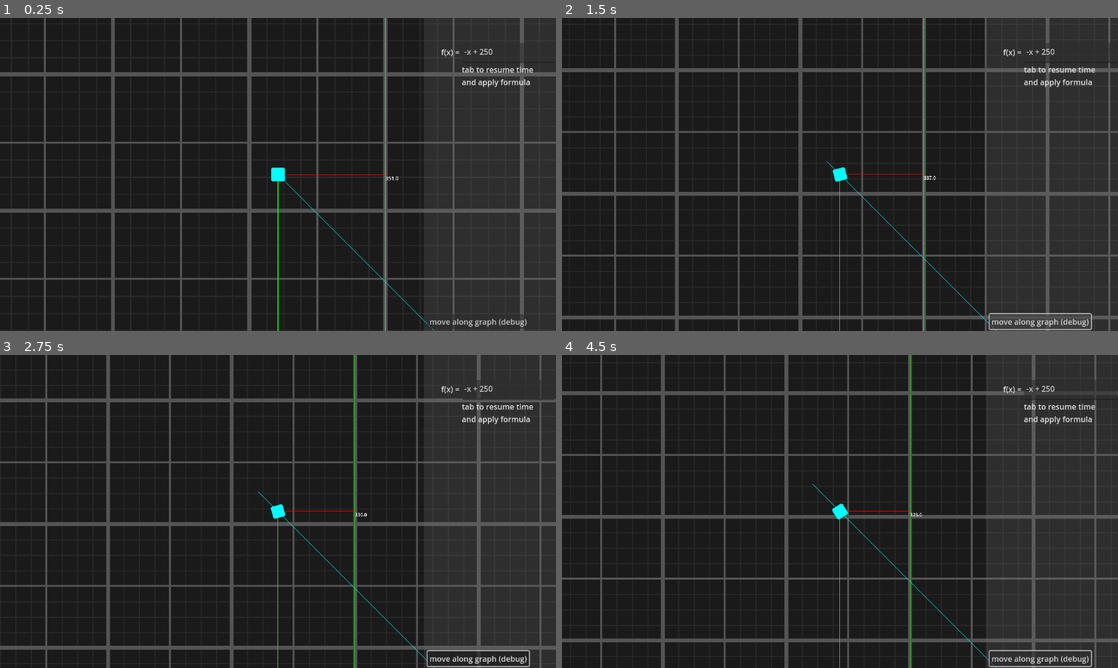
Above: before the commit, frames 1-4 (two rows, left to right).
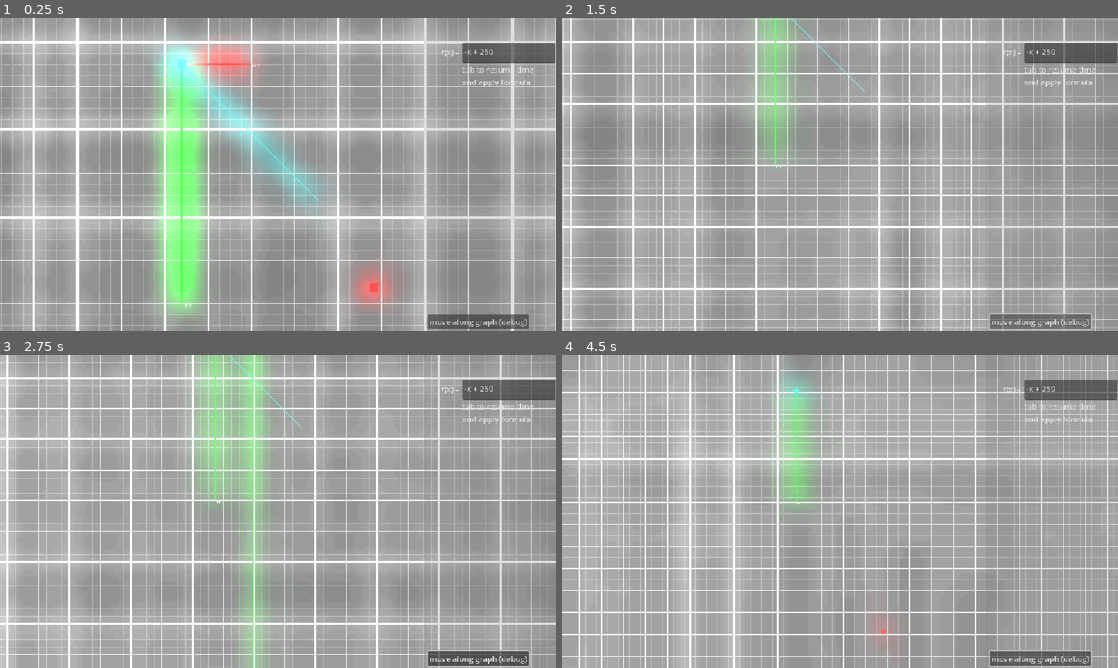
Above: after the commit, the same moments.

Repository: boiiiiiiiii12355/graph-combat
Game: Godot game, scene res://Scenes/game.tscn
Two runs of this game, one before a commit and one after it. Both use one fixed random seed, a clock stepped at 60 frames per second and the inputs below. The engine's default icon, where the game draws it, is replaced by a stand-in: a white triangle on a blue panel in a dark square.
Inputs (mouse positions are in pixels of both pictures, inside the frame that each line leads up to):
- Up to frame 1 (0.25 s): no input
- Up to frame 2 (1.5 s): click "move along graph (debug)" at 0.5 s; click "move along graph (debug)" at 1.25 s
- Up to frame 3 (2.75 s): click "move along graph (debug)" at 2 s
- Up to frame 4 (4.5 s): tap Enter at 2.75 s; move the mouse to (962, 495) at 2.77 s; tap Mouse wheel down (zoom in) at 2.85, 4.35 s; move the mouse to (728, 527) at 3.52 s; tap Mouse wheel up (zoom out) at 3.6 s; move the mouse to (895, 442) at 4.27 s

The runs differ from the first frame. In frame 1, 100% of the frame differs, in the area x 0-100%, y 0-100%; in frame 2, 100%; in frame 3, 100%; in frame 4, 100%.

Commit message:
added sound effects and camera shake
Signed-off-by: Mel_The_Idiot <melvinngoi123@gmail.com>

Diff:
--- a/Scenes/game.tscn
+++ b/Scenes/game.tscn
@@ -8,13 +8,21 @@
 [ext_resource type="PackedScene" uid="uid://olbouuixcjs4" path="res://Scenes/path_calc.tscn" id="5_i6g32"]
 [ext_resource type="PackedScene" uid="uid://cx8lgv2n41hvn" path="res://Scenes/punching_bag.tscn" id="7_1l0tm"]
 
-[sub_resource type="WorldBoundaryShape2D" id="WorldBoundaryShape2D_i6g32"]
+[sub_resource type="WorldBoundaryShape2D" id="WorldBoundaryShape2D_1l0tm"]
+
+[sub_resource type="Environment" id="Environment_1l0tm"]
+background_mode = 3
+glow_enabled = true
+glow_intensity = 4.12
+glow_strength = 1.27
+glow_bloom = 1.0
+adjustment_enabled = true
+adjustment_contrast = 1.84
 
 [node name="Game" type="Node2D"]
 
 [node name="grid" type="Parallax2D" parent="."]
-scroll_offset = Vector2(0, -1)
-repeat_size = Vector2(1280, 700)
+repeat_size = Vector2(1278.005, 766.015)
 repeat_times = 2
 
 [node name="grid_texture" type="TextureRect" parent="grid"]
@@ -30,10 +38,16 @@
 ruler_y_color = Color(1, 0, 0, 1)
 ui = NodePath("../CanvasLayer/UI")
 path = NodePath("../path")
-cam = NodePath("math_camera")
+cam = NodePath("../math_camera")
 
-[node name="math_camera" parent="Player" instance=ExtResource("3_3dryh")]
+[node name="punching_bag" parent="." instance=ExtResource("7_1l0tm")]
+process_mode = 1
+position = Vector2(181, -51)
+
+[node name="math_camera" parent="." node_paths=PackedStringArray("p1", "p2") instance=ExtResource("3_3dryh")]
 zoom = Vector2(3, 3)
+p1 = NodePath("../Player")
+p2 = NodePath("../punching_bag")
 
 [node name="Rulers" type="Node2D" parent="."]
 
@@ -53,13 +67,13 @@
 [node name="path" parent="." instance=ExtResource("5_i6g32")]
 
 [node name="floor" type="StaticBody2D" parent="."]
-position = Vector2(2, 108)
+position = Vector2(0, 383)
 
 [node name="CollisionShape2D" type="CollisionShape2D" parent="floor"]
-shape = SubResource("WorldBoundaryShape2D_i6g32")
+shape = SubResource("WorldBoundaryShape2D_1l0tm")
 
-[node name="punching_bag" parent="." instance=ExtResource("7_1l0tm")]
-position = Vector2(181, -51)
+[node name="WorldEnvironment" type="WorldEnvironment" parent="."]
+environment = SubResource("Environment_1l0tm")
 
 [node name="CanvasLayer" type="CanvasLayer" parent="."]
 
--- a/Scenes/player.tscn
+++ b/Scenes/player.tscn
@@ -1,7 +1,8 @@
-[gd_scene load_steps=6 format=3 uid="uid://cl3mk4vqd4f8d"]
+[gd_scene load_steps=7 format=3 uid="uid://cl3mk4vqd4f8d"]
 
 [ext_resource type="Script" uid="uid://dp1jb811rclfc" path="res://scripts/player.gd" id="1_cvnsp"]
 [ext_resource type="Texture2D" uid="uid://fjq81le8ad0p" path="res://icon.svg" id="1_v0iea"]
+[ext_resource type="AudioStream" uid="uid://dscw51wg5x2vs" path="res://sound_effects/hitHurt.wav" id="3_6t5aa"]
 
 [sub_resource type="PhysicsMaterial" id="PhysicsMaterial_cvnsp"]
 bounce = 0.5
@@ -10,17 +11,17 @@
 size = Vector2(14, 14)
 
 [sub_resource type="RectangleShape2D" id="RectangleShape2D_cvnsp"]
-size = Vector2(37, 35.5)
+size = Vector2(20.125, 19.9375)
 
-[node name="Player" type="RigidBody2D" node_paths=PackedStringArray("ruler_x", "ruler_y", "graph")]
+[node name="Player" type="RigidBody2D" node_paths=PackedStringArray("ruler_x", "ruler_y", "graph", "hit_sound")]
 process_mode = 3
 mass = 0.1
 physics_material_override = SubResource("PhysicsMaterial_cvnsp")
 script = ExtResource("1_cvnsp")
 ruler_x = NodePath("Rulers/y")
 ruler_y = NodePath("Rulers/x")
-ruler_width = 0.5
 graph = NodePath("Rulers/graph")
+hit_sound = NodePath("HitHurt")
 
 [node name="Icon" type="Sprite2D" parent="."]
 modulate = Color(0, 18.892157, 18.892157, 1)
@@ -59,4 +60,7 @@
 [node name="CollisionShape2D" type="CollisionShape2D" parent="Area2D"]
 shape = SubResource("RectangleShape2D_cvnsp")
 
+[node name="HitHurt" type="AudioStreamPlayer2D" parent="."]
+stream = ExtResource("3_6t5aa")
+
 [connection signal="area_entered" from="Area2D" to="." method="_on_area_2d_area_entered"]
--- a/Scenes/punching_bag.tscn
+++ b/Scenes/punching_bag.tscn
@@ -8,7 +8,7 @@
 [sub_resource type="RectangleShape2D" id="RectangleShape2D_4fixn"]
 size = Vector2(14, 14)
 
-[node name="punching_bag" type="CharacterBody2D"]
+[node name="punching_bag" type="RigidBody2D"]
 
 [node name="Player_detector" type="Area2D" parent="." groups=["p2"]]
 
--- a/project.godot
+++ b/project.godot
@@ -21,8 +21,7 @@
 
 [display]
 
-window/stretch/mode="viewport"
-window/stretch/aspect="expand"
+window/stretch/mode="canvas_items"
 
 [global_group]
 
--- a/scripts/camera_ctrl.gd
+++ b/scripts/camera_ctrl.gd
@@ -13,10 +13,9 @@
 
 
 @export var min_zoom = 100
-@export var max_zoom = 2
+@export var max_zoom = 0.5
 func _physics_process(delta: float) -> void:
 	req_zoom = curr_zoom
-	print(req_zoom)
 	if req_zoom > Vector2(min_zoom, min_zoom):
 		req_zoom = Vector2(min_zoom, min_zoom)
 
@@ -25,6 +24,22 @@
 
 	zoom = lerp(zoom, req_zoom, 0.1)
 
+	camera_movement()
+	camera_shake(false)
 
-func camera_shake():
-	pass
+@export var p1 : RigidBody2D
+@export var p2 : RigidBody2D
+func camera_movement():
+	global_position = (p2.global_position + p1.global_position) / 2
+
+
+var max_intensity = 100
+var shake_offset = Vector2.ZERO
+var intensity : Vector2
+func camera_shake(set : bool):
+	if set == false:
+		intensity = lerp(intensity, Vector2(0, 0), 0.1)
+		shake_offset = Vector2(randf_range(-intensity.x, intensity.x), randf_range(-intensity.y, intensity.y))
+		offset = shake_offset
+	else:
+		intensity = max_intensity * Vector2(1, 1)
--- a/scripts/game_master.gd
+++ b/scripts/game_master.gd
@@ -16,13 +16,11 @@
 	time_value = _0to1_
 
 func juice(camera : Camera2D):
-	accel = 1
 	time_speed_set(0.01)
+	Engine.time_scale = 0.01
 	camera.max_zoom = 5
-	print("hit")
-	await get_tree().create_timer(0.03).timeout
-	accel = 0.1
+	camera.camera_shake(true)
+	await get_tree().create_timer(0.02).timeout
 	time_speed_set(1.0)
-	camera.max_zoom = 2
-	print("resume")
+	camera.max_zoom = .5
 	await get_tree().create_timer(0.1).timeout
--- a/scripts/player.gd
+++ b/scripts/player.gd
@@ -4,7 +4,7 @@
 @export var ruler_y : Line2D
 @export var ruler_x_color = Color(0.788, 0.0, 0.0, 1.0)
 @export var ruler_y_color = Color(0.0, 0.672, 0.0, 1.0)
-@export var ruler_width = 0.4
+@export var ruler_width = 2
 var graph_end
 var paused = true
 
@@ -27,6 +27,7 @@
 func _physics_process(delta: float) -> void:
 	ruler()
 	graphing()
+	hit_sound.pitch_scale = lerp(hit_sound.pitch_scale, Engine.time_scale, 0.3)
 	if paused == false:
 		movement()
 	elif paused:
@@ -115,6 +116,8 @@
 	path.curve.set_point_position(pt, req)
 	graph_end = path.curve.get_baked_length()
 
+@export var hit_sound : AudioStreamPlayer2D
 func _on_area_2d_area_entered(area : Area2D):
 	if area.is_in_group("p2"):
 		gamemaster.juice(cam)
+		hit_sound.play()
Not shown: 1 places in Scenes/game.tscn that only renumber resources
Not shown, added: sound_effects/hitHurt.wav.import
Not shown, added: sound_effects/hitHurt.wav
